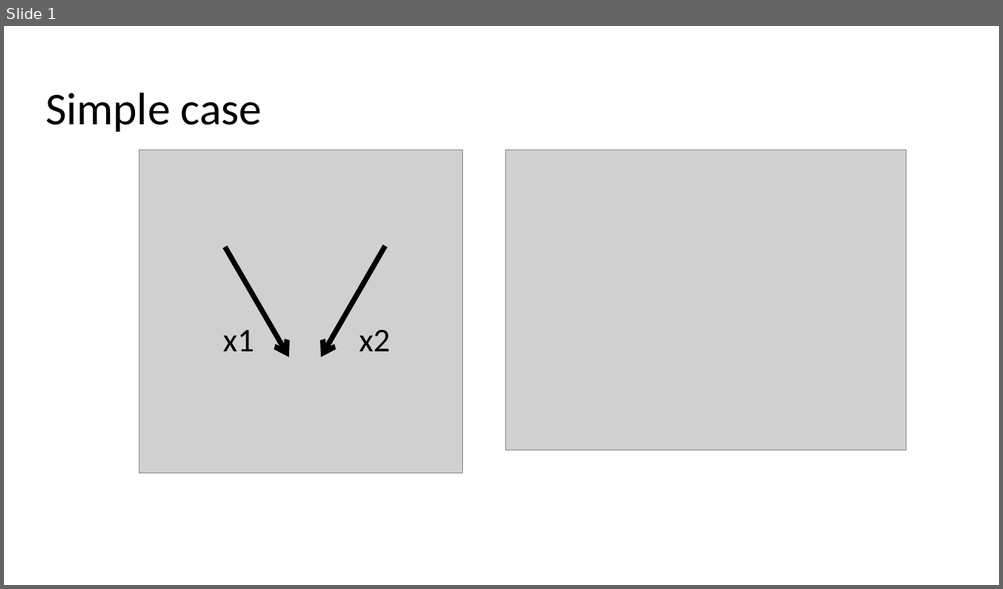
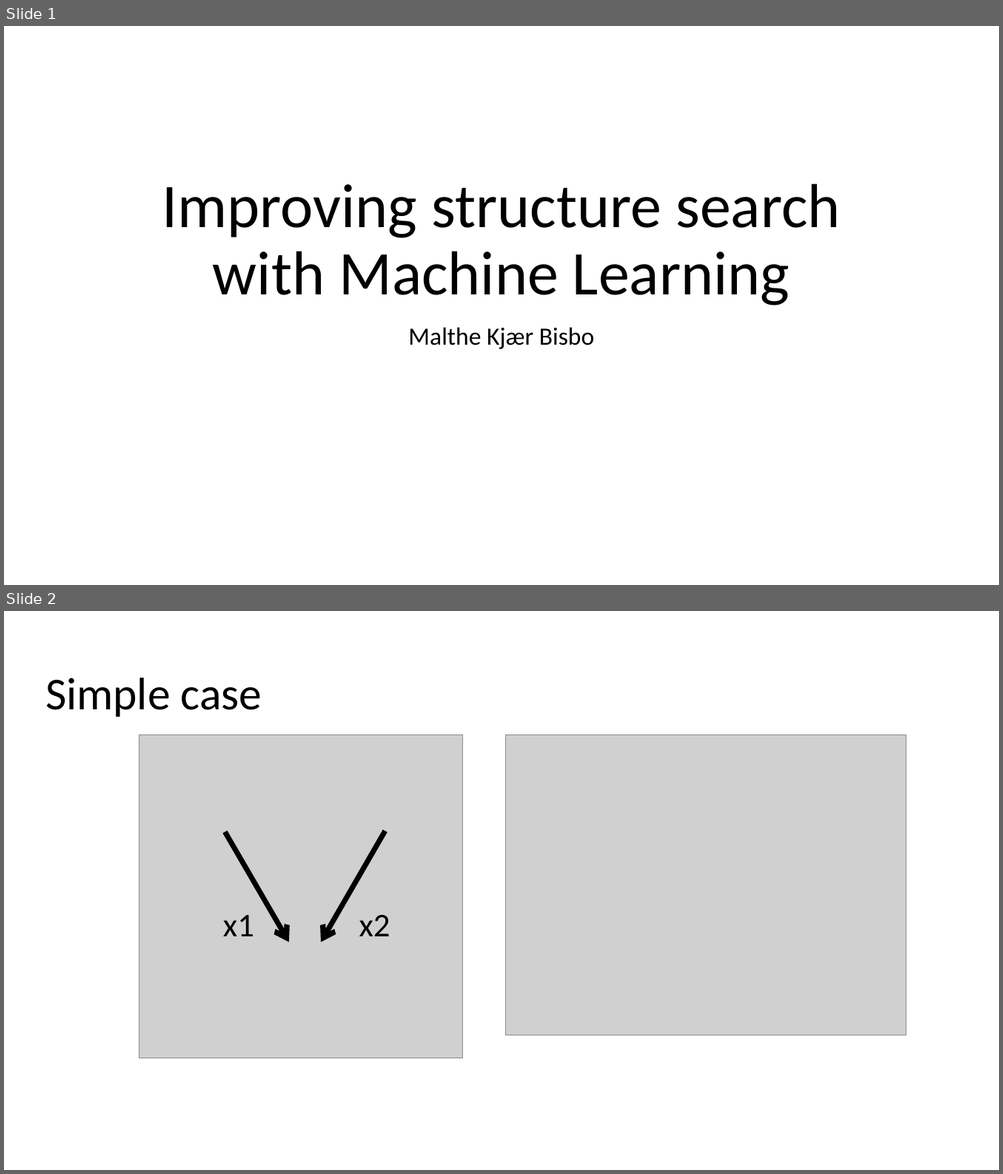
Before and after one commit to MaltheBisbo/learningForces, a slide deck: Presentations/2018-06-25-Malthe-villum.pptx. Shown one above the other, each under a label of ours: slide 1 before the commit, slides 1 and 2 after it. The pictures are 1003x589 and 1003x1174 pixels, drawn with LibreOffice and Linux fonts; fonts in the diff are those of the drawing; grey boxes stand for pictures. Boxes give left, top, right and bottom in pixels: in the first picture for what was removed or moved away, otherwise in the second. Text is boxed around its words. In the diff, an @@ line names an element or a change of style, - is before the commit and + after.

```diff
--- a/Presentations/2018-06-25-Malthe-villum.pptx
+++ b/Presentations/2018-06-25-Malthe-villum.pptx
@@ slide 1 added at [4, 26, 999, 585], background #FFFFFF @@
@@ title added at [162, 184, 839, 306], 60 pt, text #000000 @@
+Improving structure search
+with Machine Learning
@@ subtitle added at [408, 327, 594, 349], 24 pt, text #000000 @@
+Malthe Kjær Bisbo
@@ what was slide 1 is now slide 2 @@
```
Also in this commit, not shown: 4 slides changed, 21 other slides added, 6 other files.
